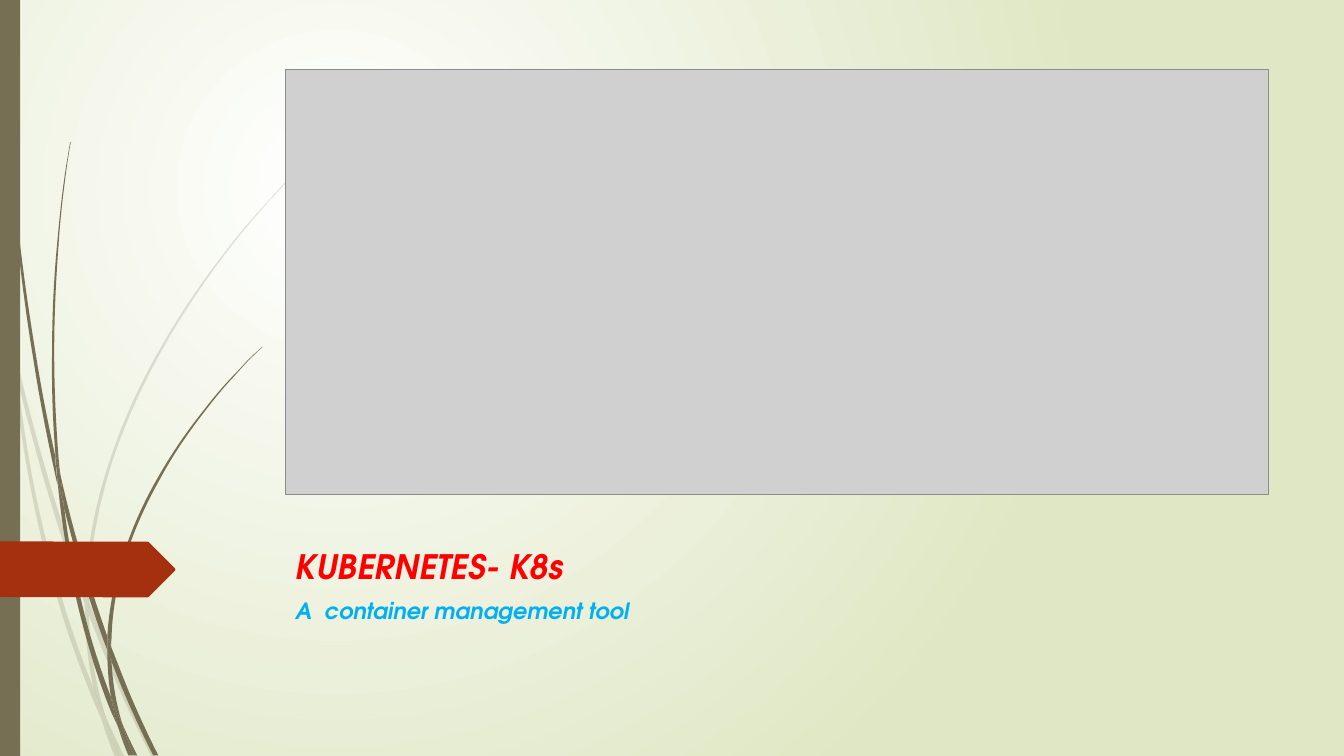
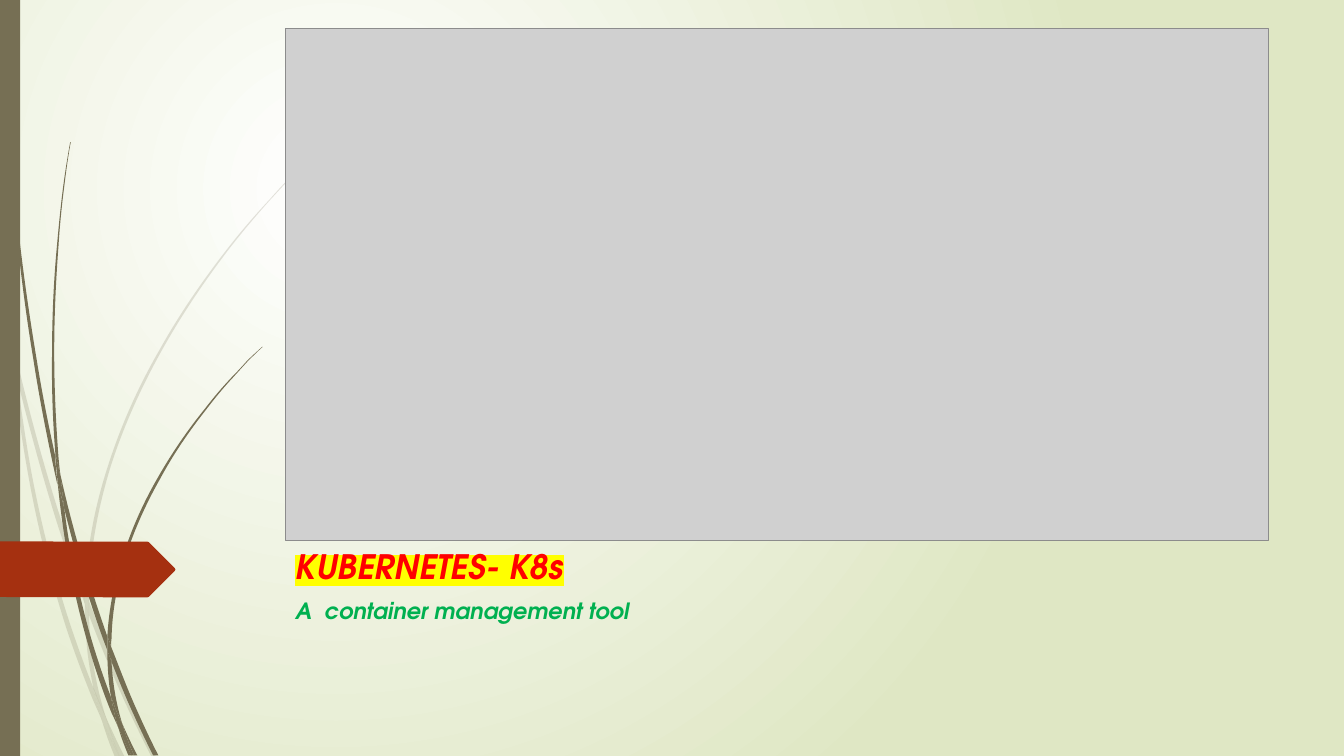
Before and after one commit to Ashok1012/test, a slide deck: slide 132 of DevOps.pptx (slide 131 before the commit). Drawn at 1344x756 pixels with LibreOffice and Linux fonts; fonts in the diff are those of the drawing; grey boxes stand for pictures. Boxes give left, top, right and bottom in pixels: in the first picture for what was removed or moved away, otherwise in the second. Text is boxed around its words. In the diff, an @@ line names an element or a change of style, - is before the commit and + after.

```diff
--- a/DevOps.pptx
+++ b/DevOps.pptx
@@ picture: place and size @@
-picture at (285, 70, 1268, 495)
+picture at (285, 29, 1268, 540)
@@ title "KUBERNETES- K8s" at (295, 542, 563, 594): highlight none to #FFFF00 @@
@@ text "A container management tool" at (295, 602, 629, 624): text colour #00B0F0 to #00B050 @@
```
Also in this commit, not shown: 48 other slides changed, 9 slides added, 2 slides removed.
